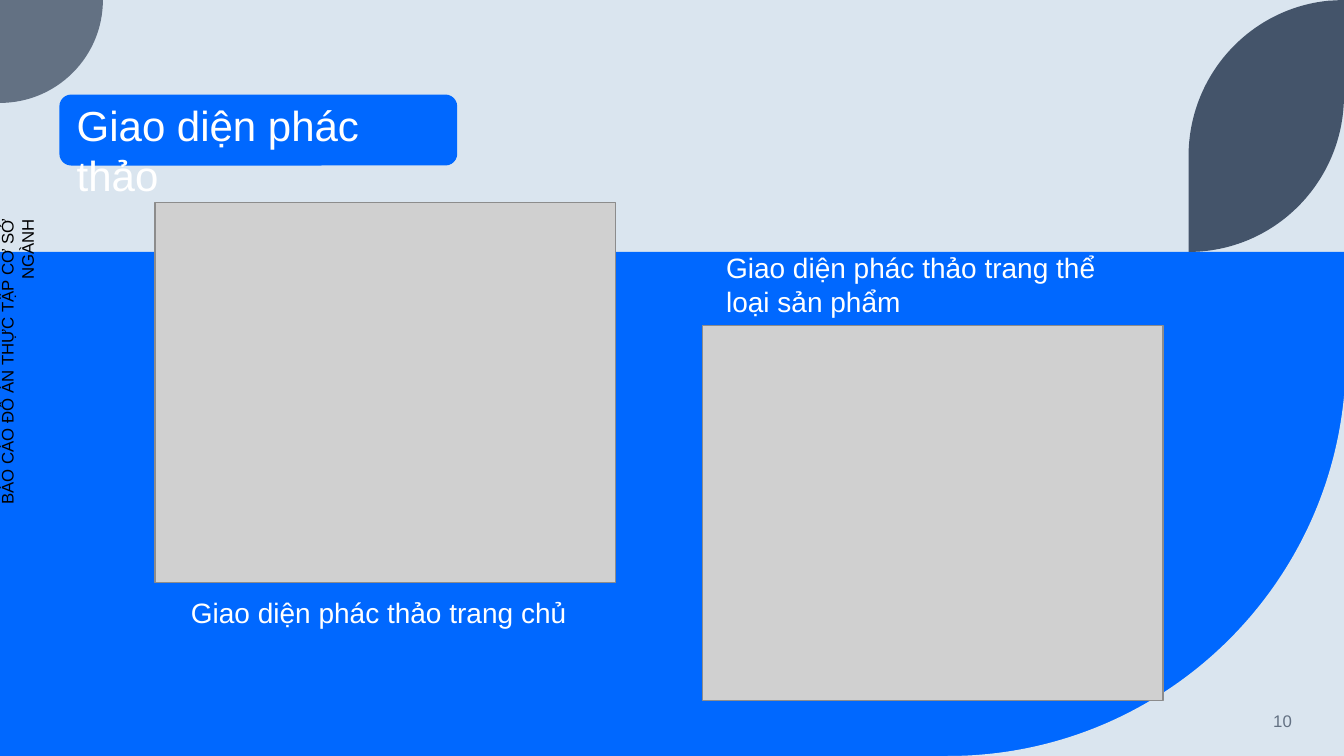
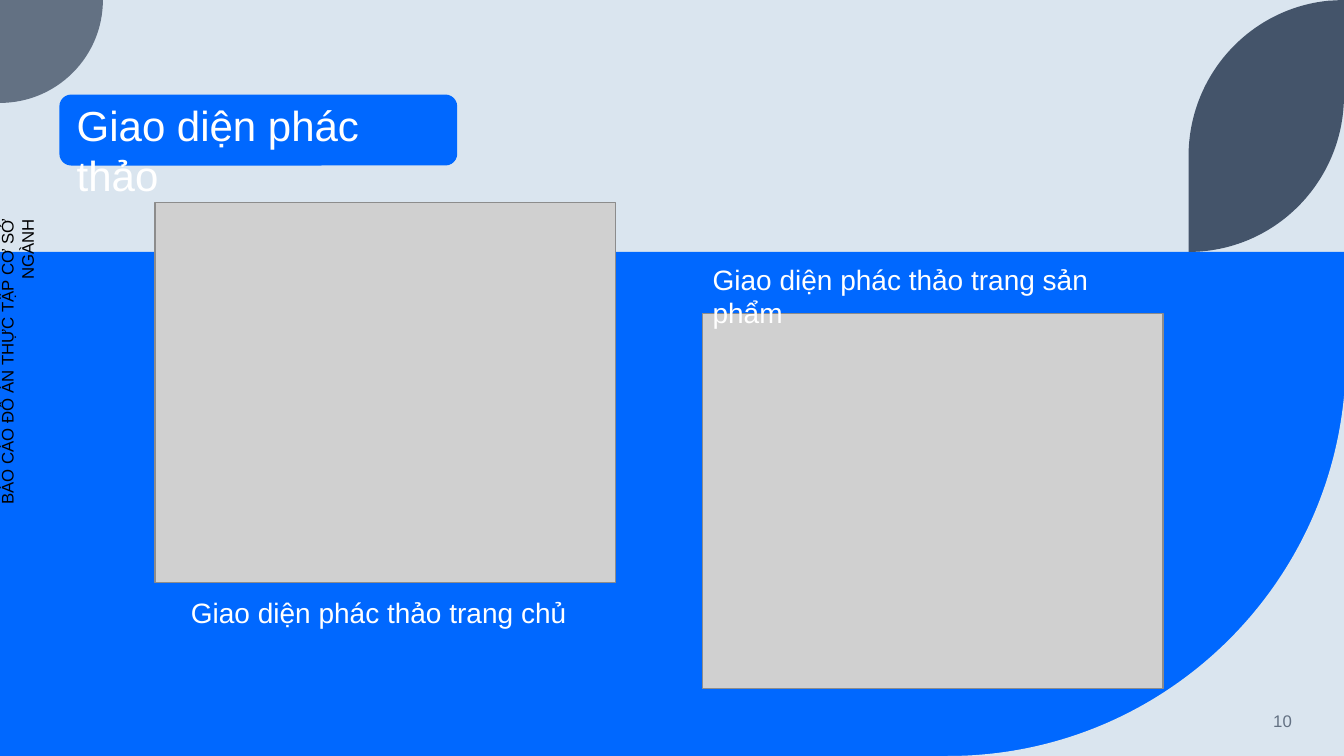
Before and after one commit to TrangThanhHieu/csn-da21ttb-trangthanhhieu-timhieuvathietkewebminhhoa-wordpress, a slide deck: slide 10 of thesis/csn-da21ttb-TrangThanhHieu.pptx. Drawn at 1344x756 pixels with LibreOffice and Linux fonts; fonts in the diff are those of the drawing; grey boxes stand for pictures. Boxes give left, top, right and bottom in pixels: in the first picture for what was removed or moved away, otherwise in the second. Text is boxed around its words. In the diff, an @@ line names an element or a change of style, - is before the commit and + after.

```diff
--- a/thesis/csn-da21ttb-TrangThanhHieu.pptx
+++ b/thesis/csn-da21ttb-TrangThanhHieu.pptx
@@ text at [713,269,1088,328]: text changed @@
-Giao diện phác thảo trang thể loại sản phẩm
+Giao diện phác thảo trang sản phẩm
@@ picture: place and size @@
-picture at [703,326,1164,701]
+picture at [703,314,1164,689]
```
Also in this commit, not shown: 7 other slides changed, 3 slides added, 1 slide removed, 1 other file.
